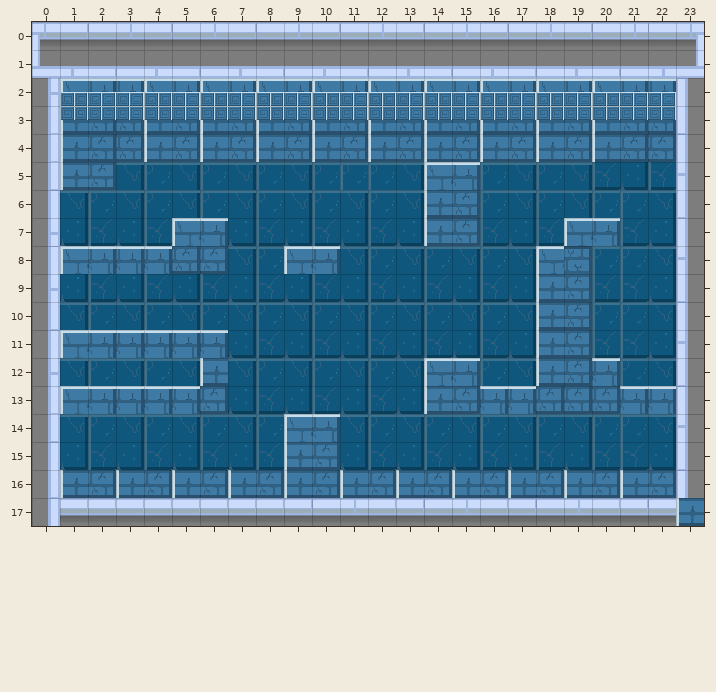
Level history. Tiled map (JSON): public/tilemaps/maze1.json. That is the earlier state.
Cells are 32x32 px. Shown: x 0..23, y 0..17.
After the commit:
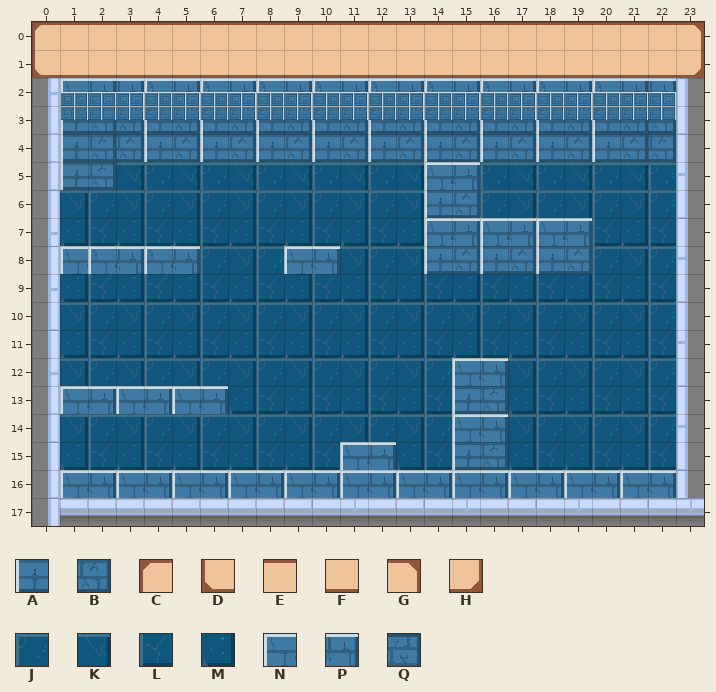
Key: from "atlas-techo": A 6, B 7; from "info-bar": C 0, D 0 flipped up-down, E 1, F 1 flipped up-down, G 24, H 24 flipped up-down; from "piso": J 0, K 1, L 2, M 3; from "wall": N 0, P 1, Q 3 flipped up-down.
_ is an empty cell, # one hidden under a higher layer, . an unchanged one.
Tiles of an added or newly shown layer are drawn over the layers below it.
From old to new:
--- layer "fondo"
@@ x 11..22 @@
- 5 J........LML
- 6 ..........JK
- 7 ..........LM
- 8 ..........JK
- 9 ..........LM
-10 ..........JK
-11 ..........LM
-12 ..........JK
-13 ..........##
-14 ..........JK
-15 ..........LM
+ 5 K........JKJ
+ 6 ..........KJ
+ 7 ..........ML
+ 8 ..........KJ
+ 9 ..........ML
+10 ..........KJ
+11 ..........ML
+12 ..........KJ
+13 ..........ML
+14 ..........KJ
+15 ..........ML
--- layer "plataformas"
@@ x 1..23 @@
- 7 ....NP.......AB___NP...
- 8 .P.PBB.......____NQ....
- 9 .................AB....
-10 .................AB....
-11 NPPPPP...........AB....
-12 .....A.......NP_.ABP...
-13 ..P.PB.......ABPPBBBPP.
-14 ........NP....__.......
-15 ........AB__..__.......
-16 ABABABABABABABABABABAB.
-17 ......................A
+ 7 ....__.......NPNPNP_...
+ 8 .N.NP_.......ABABAB....
+ 9 .................__....
+10 .................__....
+11 ______...........__....
+12 ....._......._NP.___...
+13 ..N.NP......._AB______.
+14 ........__....NP.......
+15 ........__NP..AB.......
+16 NPNPNPNPNPNPNPNPNPNPNP.
+17 ......................_
--- layer "barra" (added)
@@ x 0..23 @@
- 0 ________________________
- 1 ________________________
+ 0 CEEEEEEEEEEEEEEEEEEEEEEG
+ 1 DFFFFFFFFFFFFFFFFFFFFFFH
